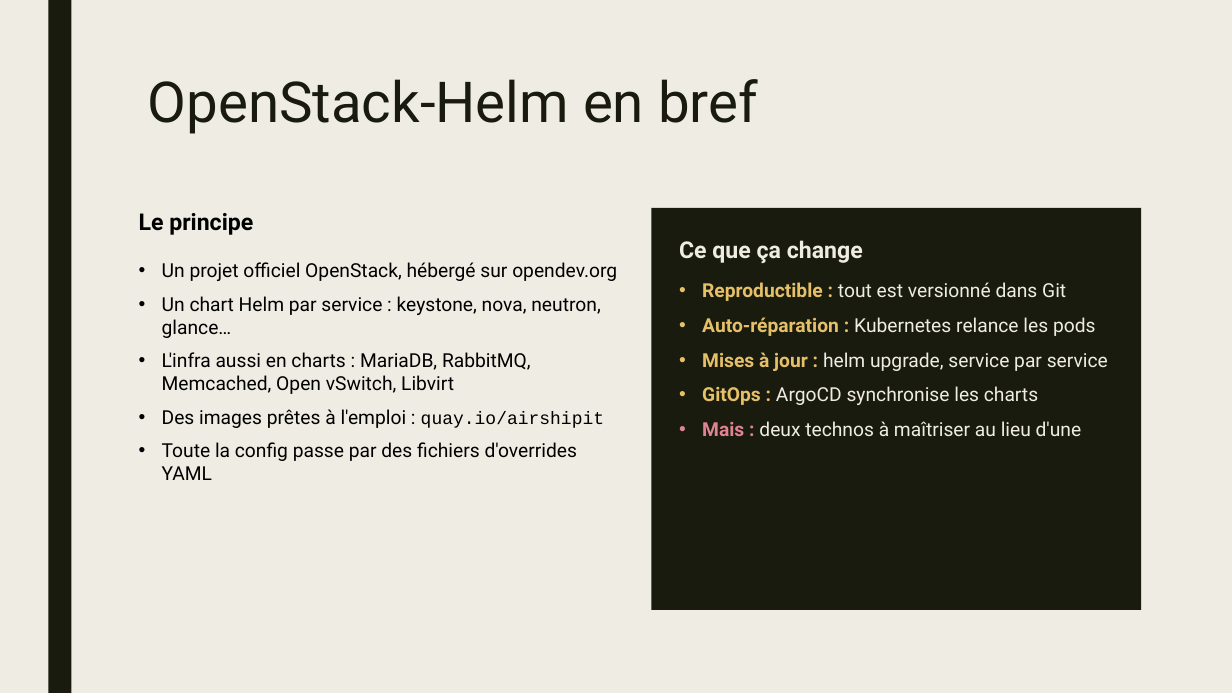
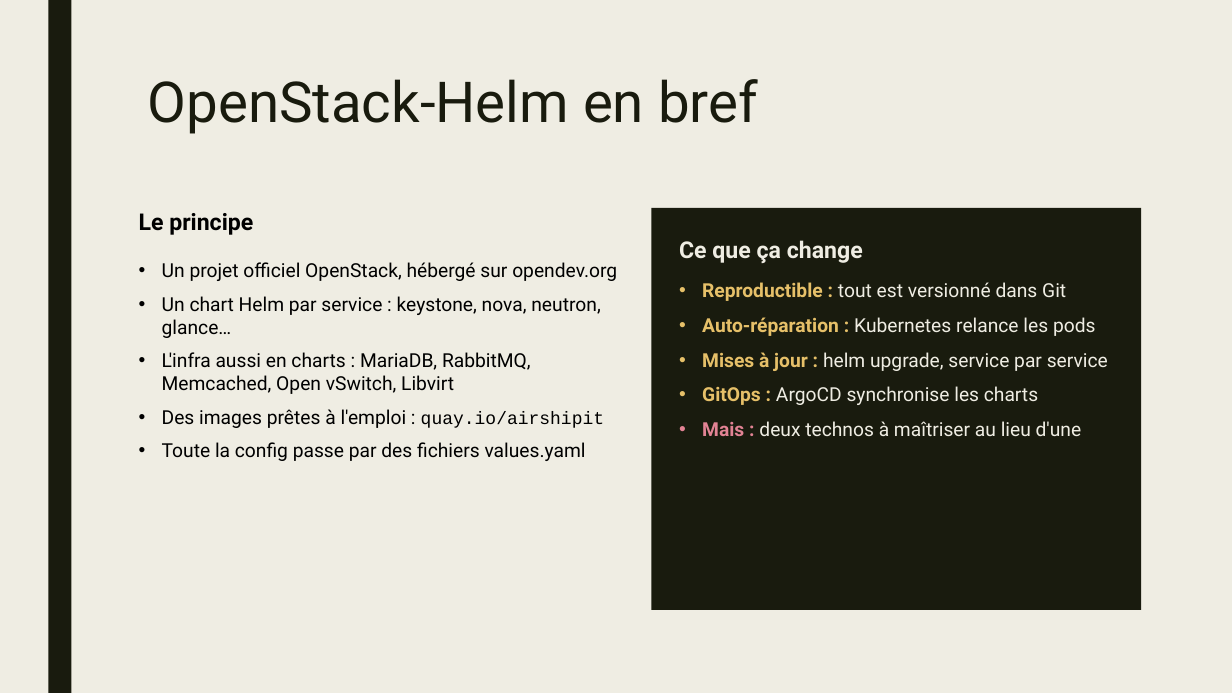
Before and after one commit to KakorHolloway/openstack-helm-demo, a slide deck: slide 22 of slides/openstack-helm-capitole-du-libre-2026.pptx. Drawn at 1232x693 pixels with LibreOffice and Linux fonts; fonts in the diff are those of the drawing. Boxes give left, top, right and bottom in pixels: in the first picture for what was removed or moved away, otherwise in the second. Text is boxed around its words. In the diff, an @@ line names an element or a change of style, - is before the commit and + after.

```diff
--- a/slides/openstack-helm-capitole-du-libre-2026.pptx
+++ b/slides/openstack-helm-capitole-du-libre-2026.pptx
@@ text at box(162, 442, 586, 461): text changed @@
-• Toute la config passe par des fichiers d'overrides YAML
+• Toute la config passe par des fichiers values.yaml
```
Also in this commit, not shown: 6 other slides changed.
